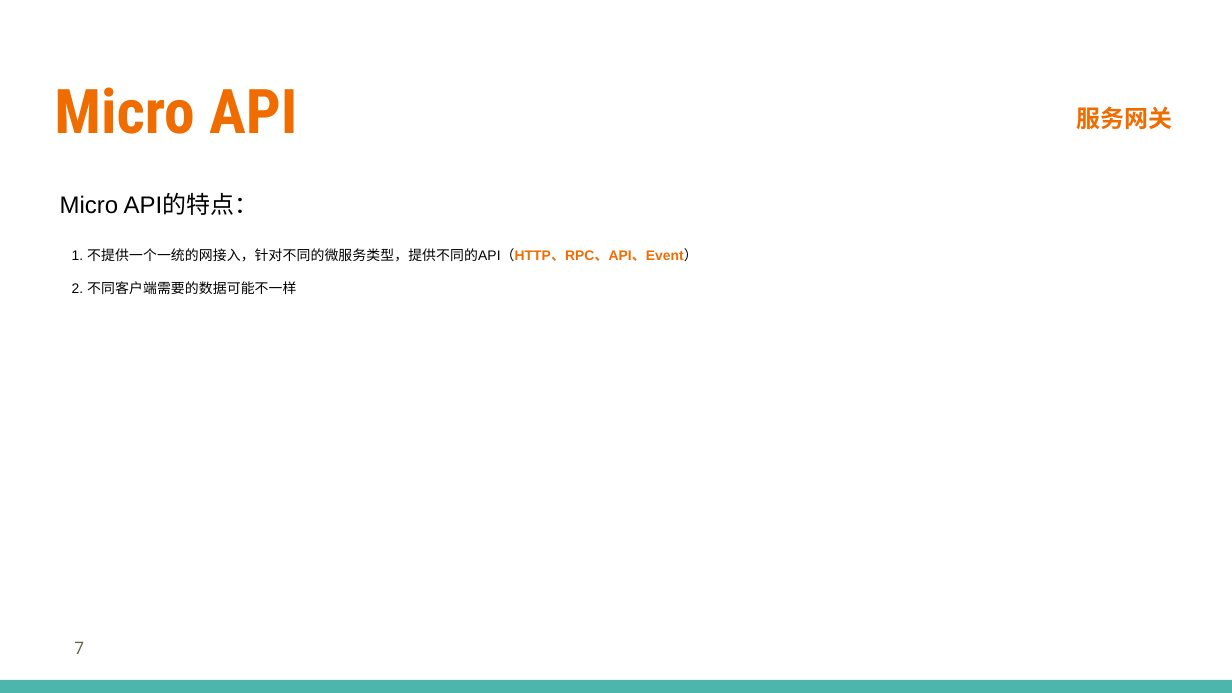
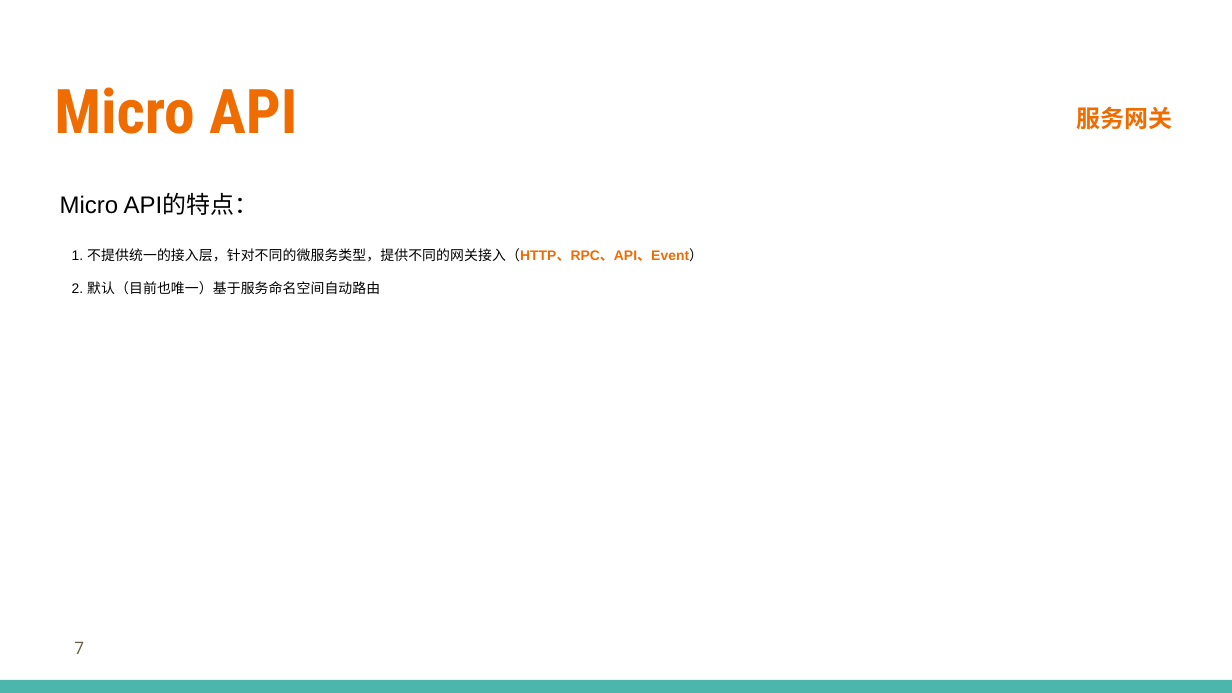
Before and after one commit to printfcoder/stack-rpc-tutorials, a slide deck: slide 7 of others/share/learning-go/【第三期】Micro工具集.pptx. Drawn at 1232x693 pixels with LibreOffice and Linux fonts; fonts in the diff are those of the drawing; background and template pictures are left out. Boxes give left, top, right and bottom in pixels: in the first picture for what was removed or moved away, otherwise in the second. Text is boxed around its words. In the diff, an @@ line names an element or a change of style, - is before the commit and + after.

```diff
--- a/others/share/learning-go/【第三期】Micro工具集.pptx
+++ b/others/share/learning-go/【第三期】Micro工具集.pptx
@@ text at [72, 248, 703, 294]: text changed @@
-1. 不提供一个一统的网接入，针对不同的微服务类型，提供不同的API（HTTP、RPC、API、Event）
-2. 不同客户端需要的数据可能不一样
+1. 不提供统一的接入层，针对不同的微服务类型，提供不同的网关接入（HTTP、RPC、API、Event）
+2. 默认（目前也唯一）基于服务命名空间自动路由
```
Also in this commit, not shown: 1 other slide changed, 1 slide added, 7 other files.
